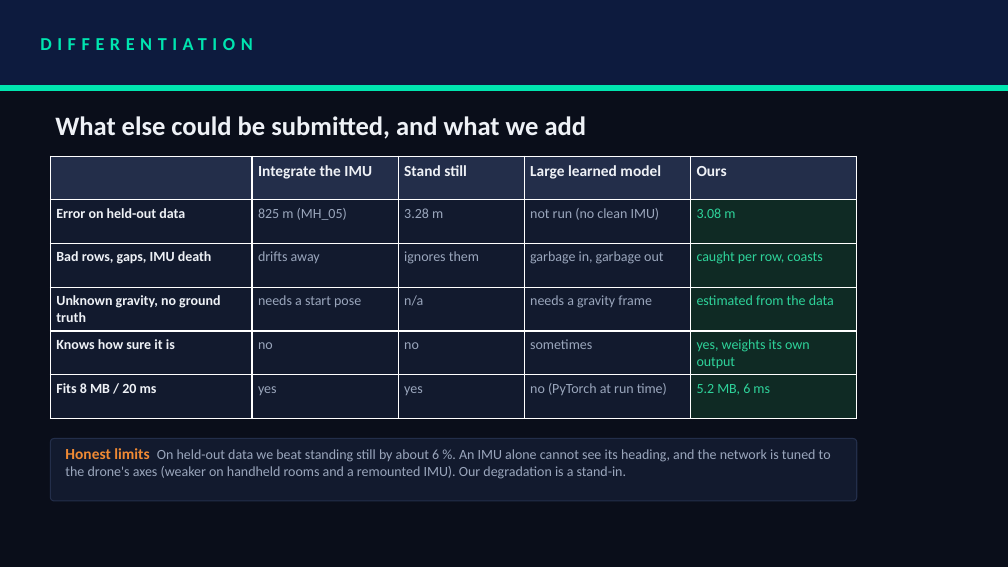
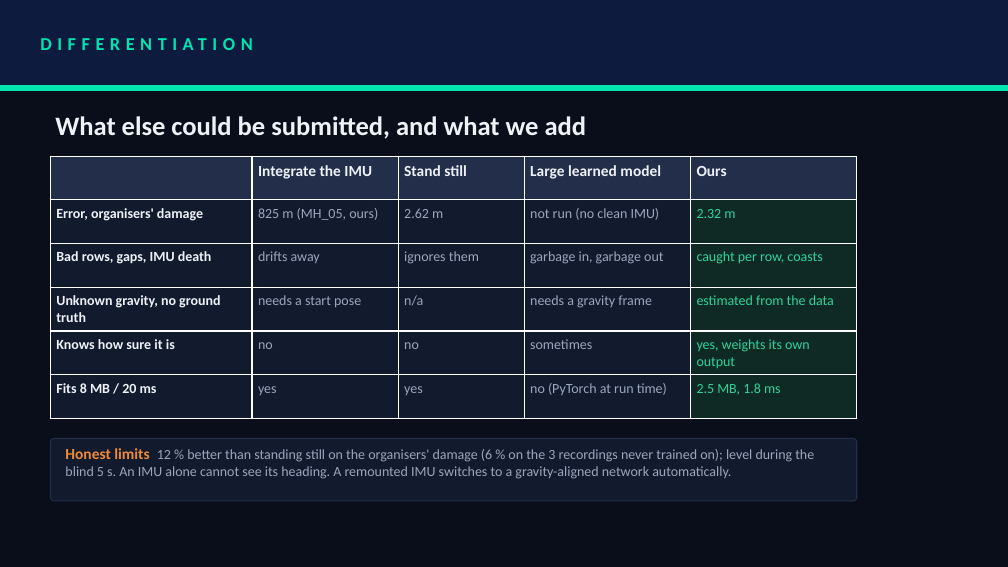
Before and after one commit to rehaanajani/pathfinder-xr, a slide deck: slide 6 of deck/SRMIST_CaliforniaBurrito.pptx. Drawn at 1008x567 pixels with LibreOffice and Linux fonts; fonts in the diff are those of the drawing. Boxes give left, top, right and bottom in pixels: in the first picture for what was removed or moved away, otherwise in the second. Text is boxed around its words. In the diff, an @@ line names an element or a change of style, - is before the commit and + after.

Commit message:
Updated the deck to the final numbers on the organisers' script and fixed the wording reviewers flagged

```diff
--- a/deck/SRMIST_CaliforniaBurrito.pptx
+++ b/deck/SRMIST_CaliforniaBurrito.pptx
@@ table at [50, 156, 857, 418] @@
-row 2: Error on held-out data | 825 m (MH_05) | 3.28 m | not run (no clean IMU) | 3.08 m
+row 2: Error, organisers' damage | 825 m (MH_05, ours) | 2.62 m | not run (no clean IMU) | 2.32 m
-row 6, column 5: 5.2 MB, 6 ms
+row 6, column 5: 2.5 MB, 1.8 ms
@@ text at [65, 448, 814, 479]: text changed @@
-Honest limits On held-out data we beat standing still by about 6 %. An IMU alone cannot see its heading, and the network is tuned to the drone's axes (weaker on handheld rooms and a remounted IMU). Our degradation is a stand-in.
+Honest limits 12 % better than standing still on the organisers' damage (6 % on the 3 recordings never trained on); level during the blind 5 s. An IMU alone cannot see its heading. A remounted IMU switches to a gravity-aligned network automatically.
```
Also in this commit, not shown: 6 other slides changed, 2 other files.
